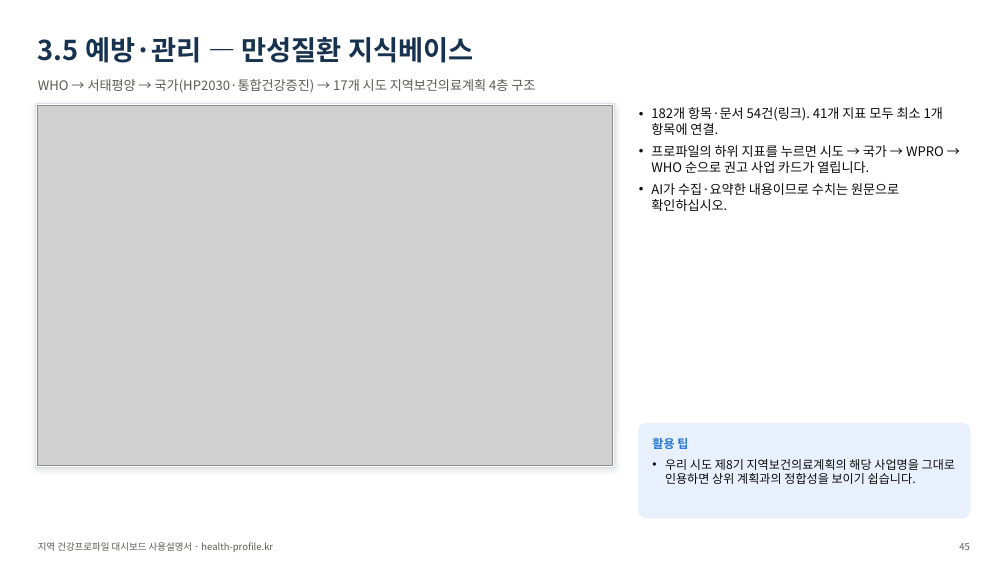
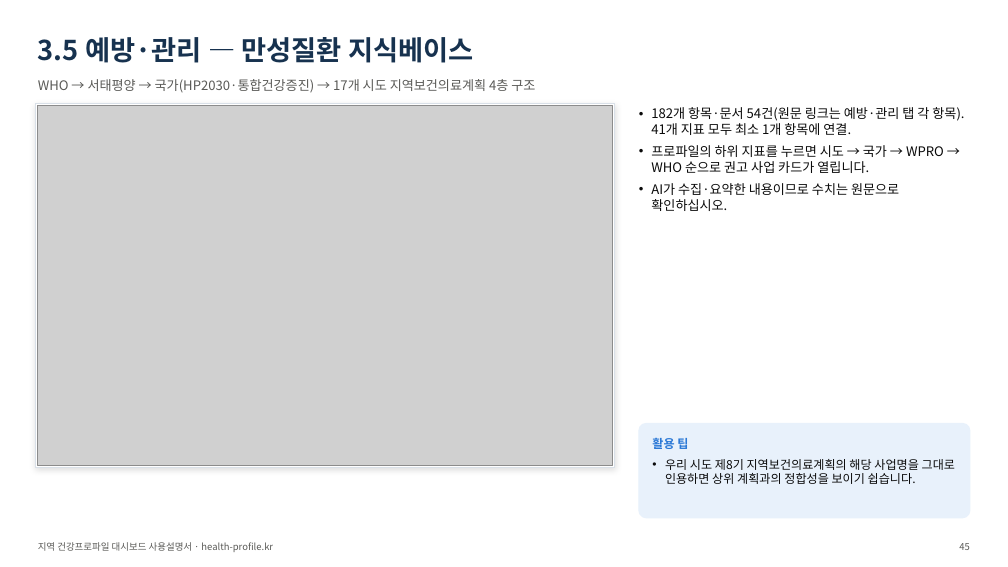
Before and after one commit to soonryu74/soonryu74.github.io, a slide deck: slide 45 of health-dashboard/docs/지역건강프로파일_대시보드_사용설명서_v1.pptx. Drawn at 1008x567 pixels with LibreOffice and Linux fonts; fonts in the diff are those of the drawing; grey boxes stand for pictures. Boxes give left, top, right and bottom in pixels: in the first picture for what was removed or moved away, otherwise in the second. Text is boxed around its words. In the diff, an @@ line names an element or a change of style, - is before the commit and + after.

```diff
--- a/health-dashboard/docs/지역건강프로파일_대시보드_사용설명서_v1.pptx
+++ b/health-dashboard/docs/지역건강프로파일_대시보드_사용설명서_v1.pptx
@@ text at [651,107,964,135]: text changed @@
-• 182개 항목·문서 54건(링크). 41개 지표 모두 최소 1개 항목에 연결.
+• 182개 항목·문서 54건(원문 링크는 예방·관리 탭 각 항목). 41개 지표 모두 최소 1개 항목에 연결.
```
Also in this commit, not shown: 17 other slides changed, 2 slides added, 30 other files.
